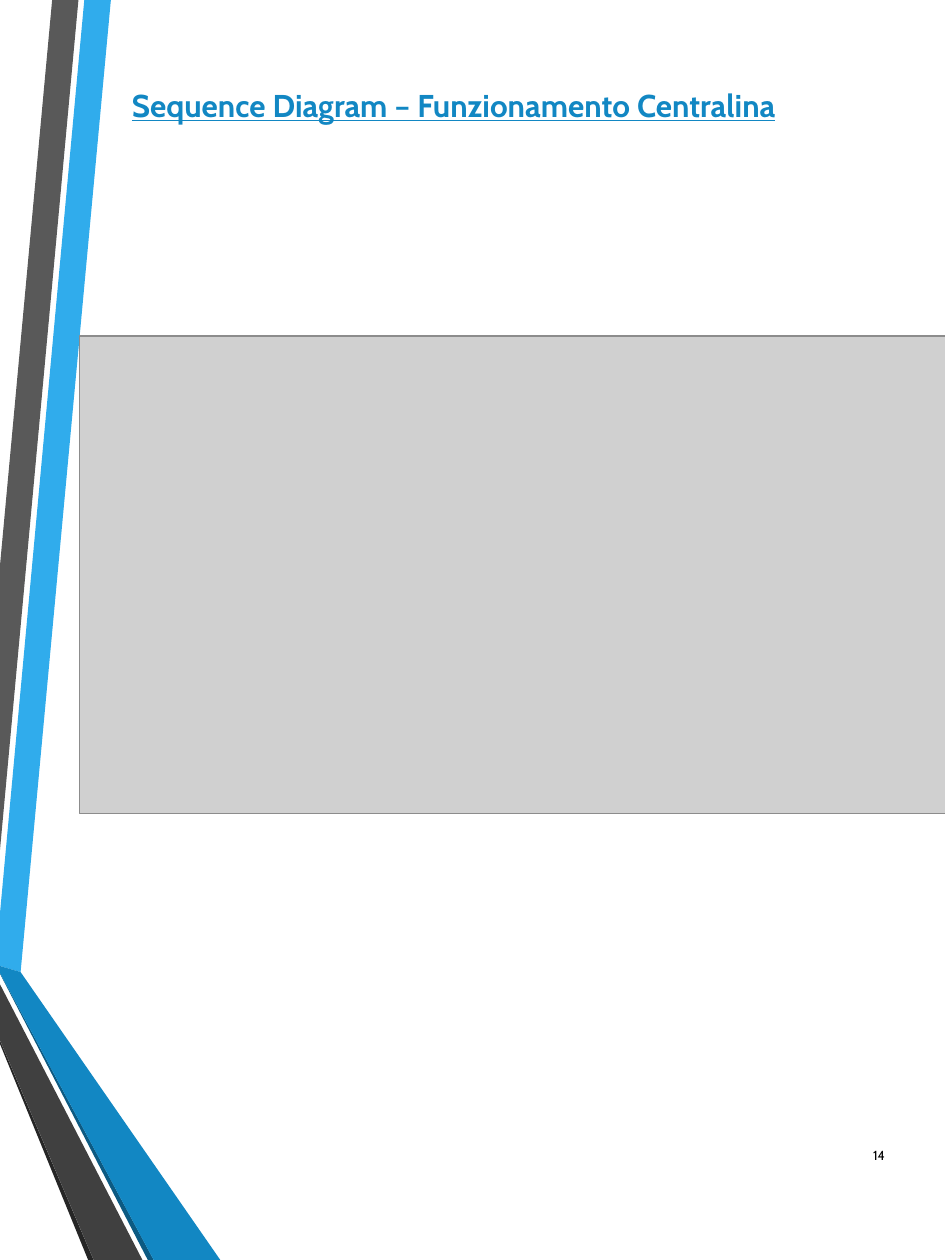
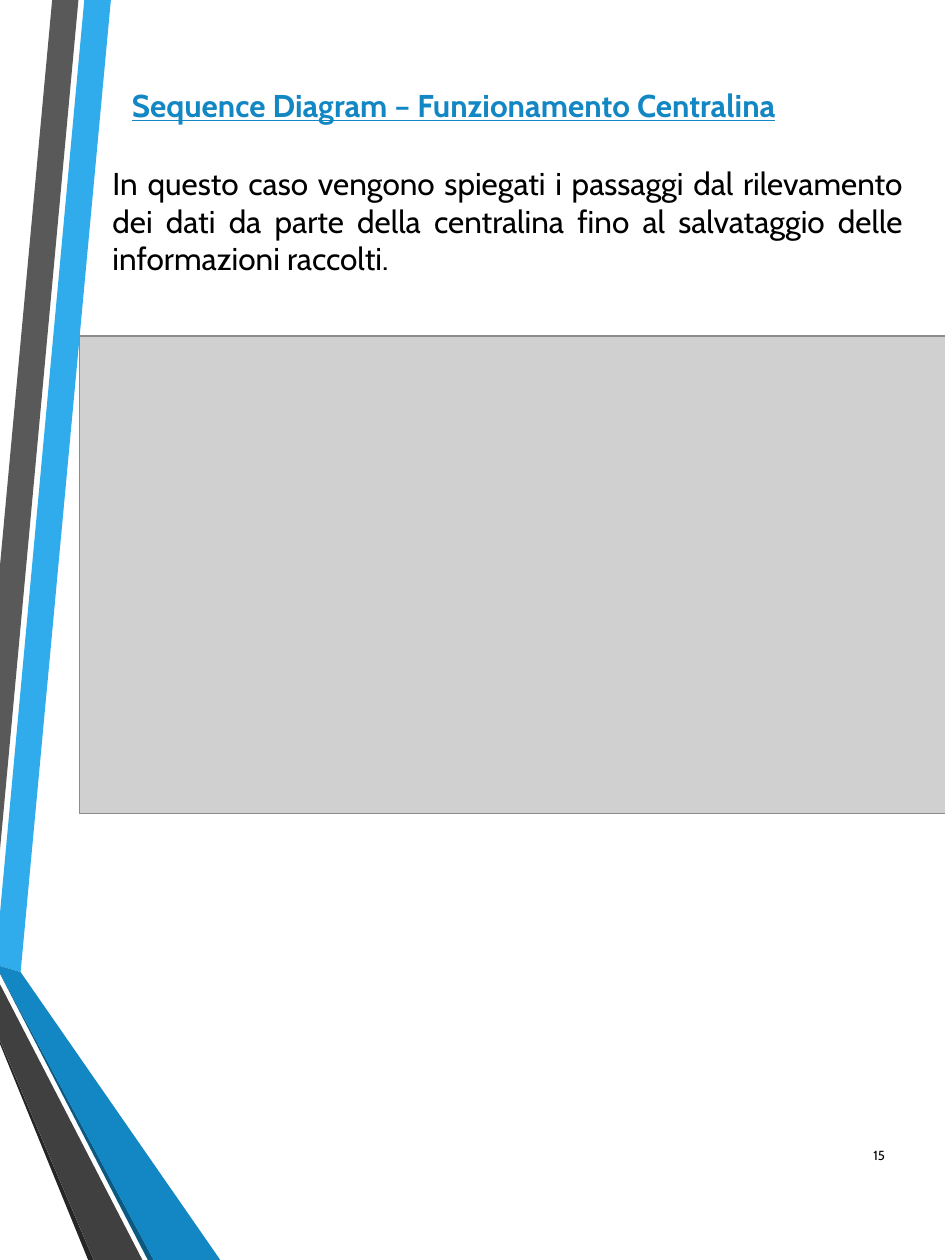
Before and after one commit to federicomegler/traffic-monitor, a slide deck: slide 15 of Design/Traffic_monitor.pptx (slide 14 before the commit). Drawn at 945x1260 pixels with LibreOffice and Linux fonts; fonts in the diff are those of the drawing; grey boxes stand for pictures. Boxes give left, top, right and bottom in pixels: in the first picture for what was removed or moved away, otherwise in the second. Text is boxed around its words. In the diff, an @@ line names an element or a change of style, - is before the commit and + after.

```diff
--- a/Design/Traffic_monitor.pptx
+++ b/Design/Traffic_monitor.pptx
@@ text added at (112, 171, 902, 271), 18 pt, text #000000 @@
+In questo caso vengono spiegati i passaggi dal rilevamento dei dati da parte della centralina fino al salvataggio delle informazioni raccolti.
@@ page number at (873, 1150, 885, 1160): text changed @@
-14
+15
```
Also in this commit, not shown: 9 other slides changed, 1 slide removed.
